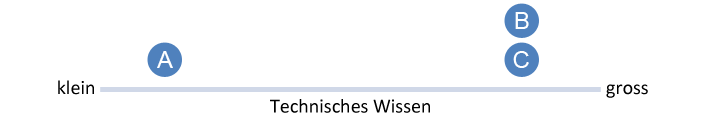
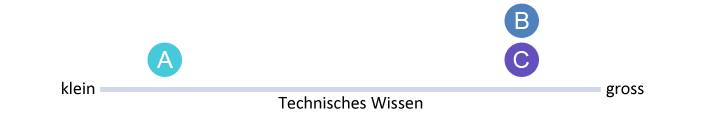
Before/after of a 717 × 120 layered artwork. What changed in the layer stack:
painted on "Technisches Wissen" over [270, 96, 430, 113]
painted on "gross" over [606, 84, 648, 98]
painted on "klein" over [58, 80, 95, 95]
painted on "Form 4" over [504, 42, 539, 77]
painted on "Form 2" over [147, 42, 182, 77]
